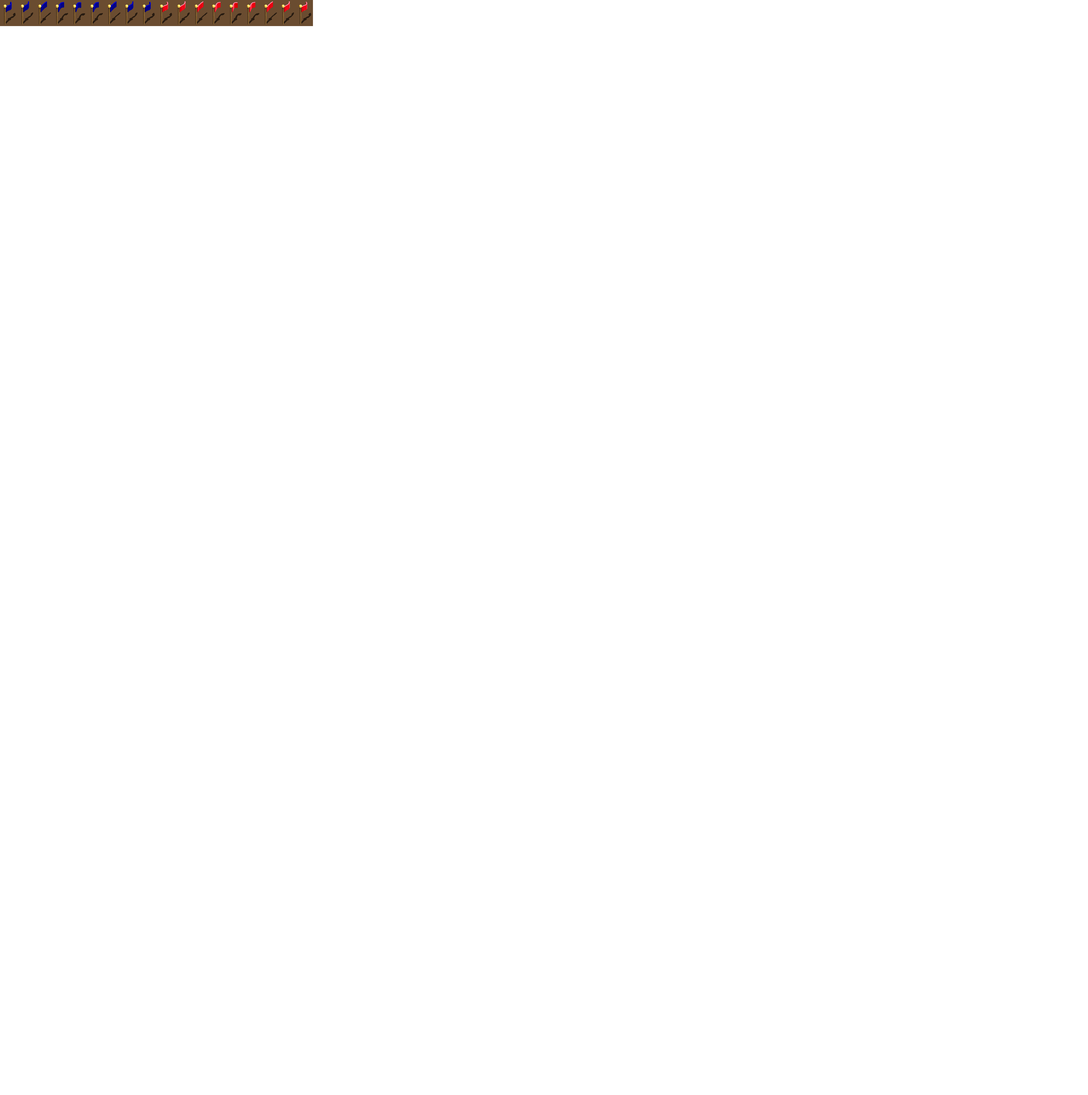
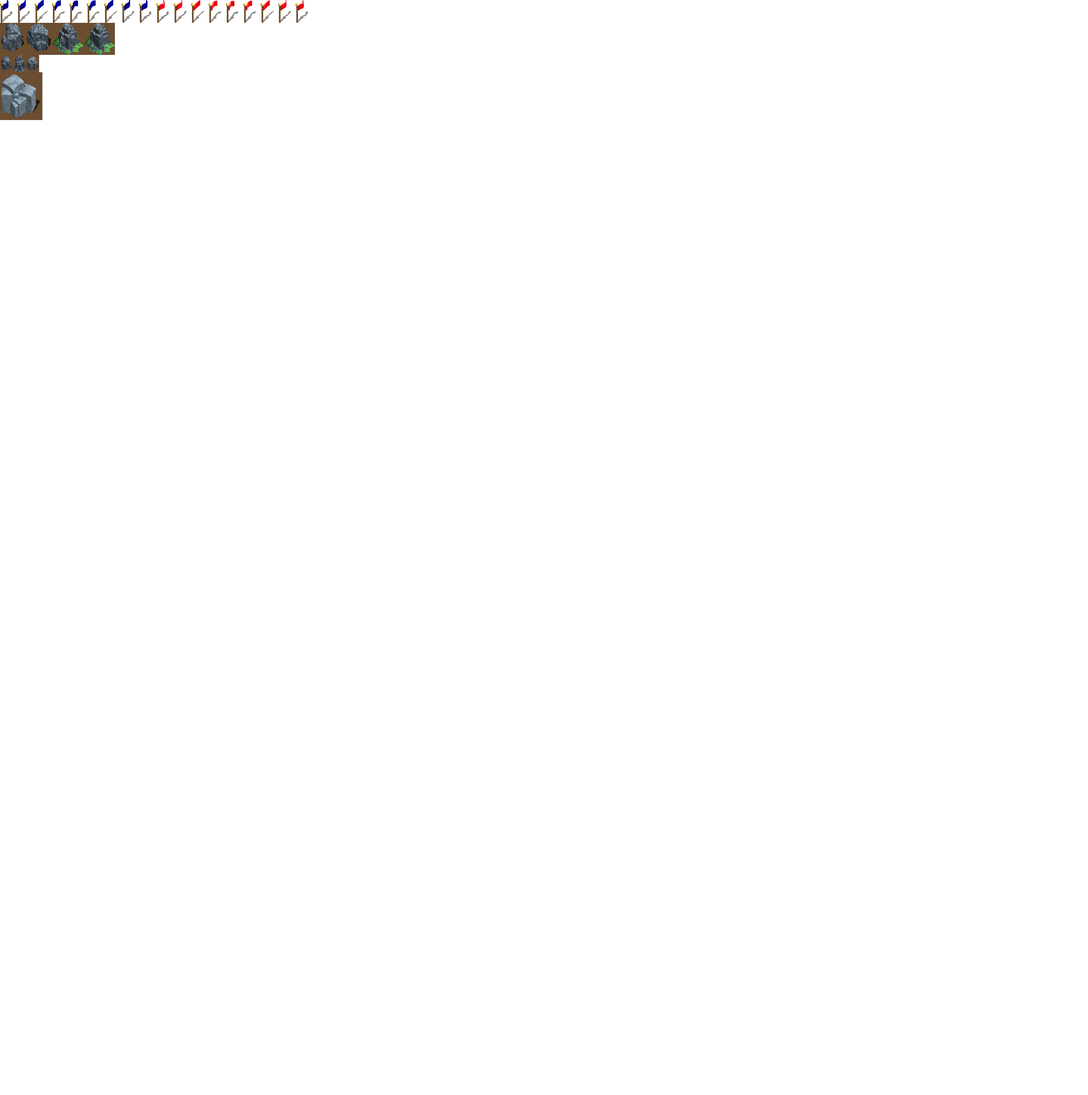
Revision of a layered 1088 x 1095 image; what changed, layer by layer:
added layer "Layer 6" above "Layer 5" over [0,72,43,121]
added layer "Layer 5" above "Layer 4" over [26,54,40,73]
added layer "Layer 4" above "Layer 3" over [13,54,27,73]
added layer "Layer 3" above "Layer 2" over [13,54,27,73]
moved "Layer 2" above "Rocks", painted on it over [0,0,313,73]
added layer "Rocks" above "Flag Layer" over [0,22,115,55]
renamed "Layer 3" to "Flag Layer", blend overlay → normal, painted on it over [0,0,308,23]
